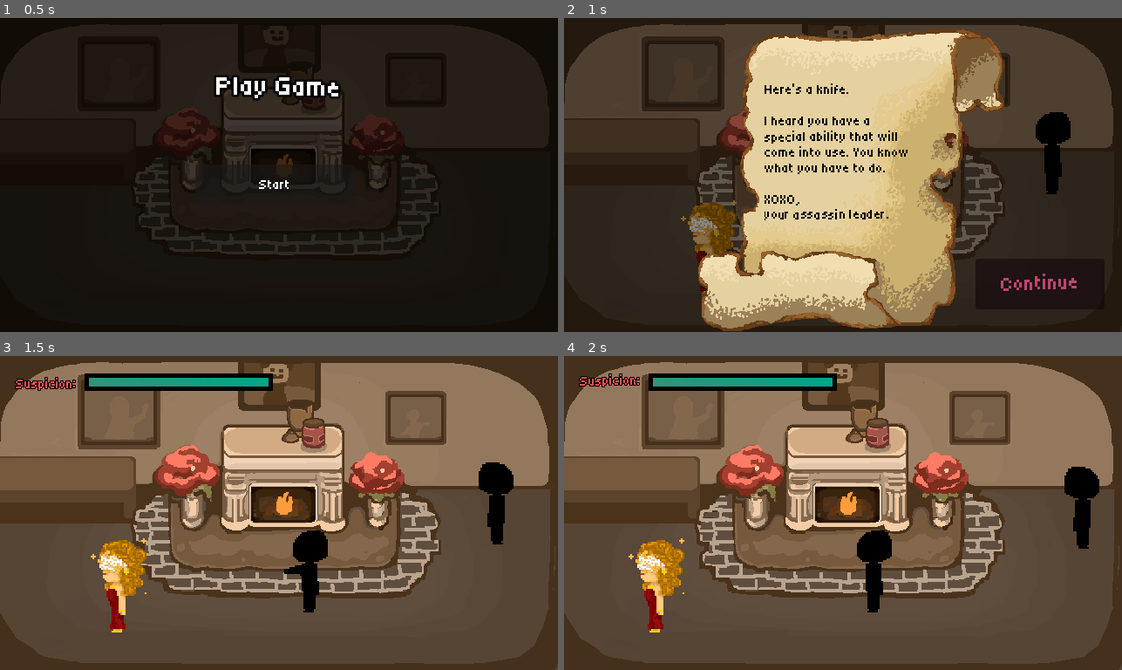
Above: before the commit, frames 1-4 (two rows, left to right).
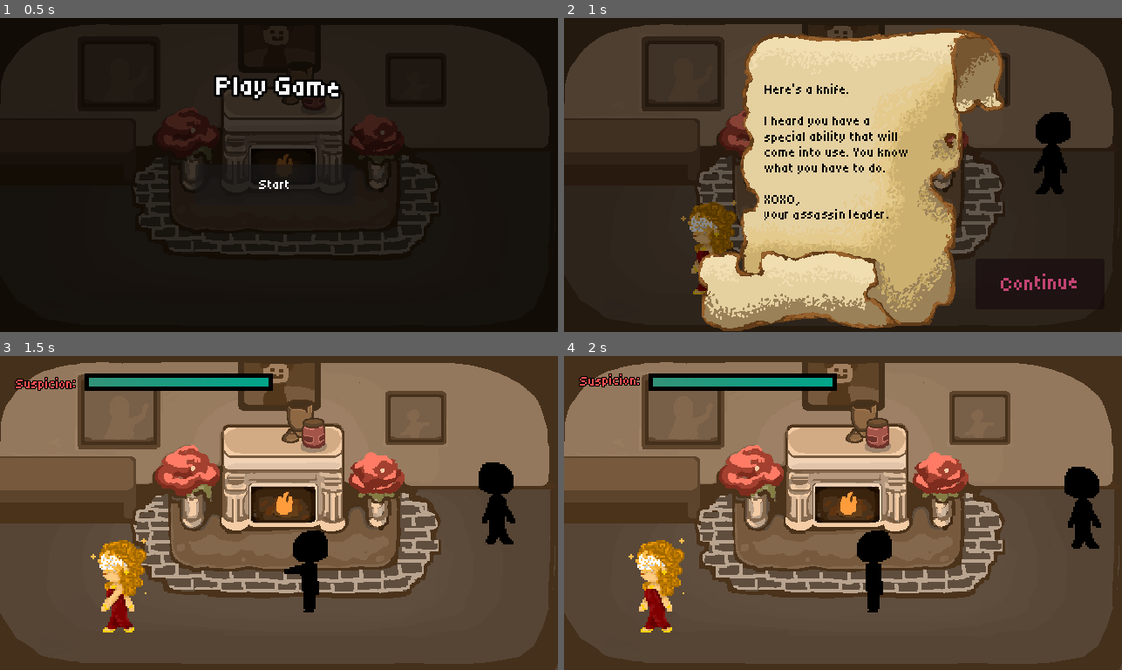
Above: after the commit, the same moments.

Repository: Tanner202/masquerade_game
Game: Godot game, scene res://Scenes/StartScene.tscn
The game is run twice, just before and just after one commit, with the same random seed, the same clock (stepped at 60 frames per second) and the same inputs. Sound files missing from this copy of the repository are replaced by a short silence.
Inputs:
- Up to frame 1 (0.5 s): no input
- Up to frame 2 (1 s): click "[font_size=16]Start" at 0.5 s
- Up to frame 3 (1.5 s): click "[color=white][font_size=24][w…" at 1.25 s
- Up to frame 4 (2 s): no input

Frame 1 is identical in both runs. In frame 2, 0.3% of the frame differs, in the area x 22-91%, y 40-89%; in frame 3, 0.7%, in the area x 18-93%, y 44-89%; in frame 4, 0.6%.

Commit message:
add walk animation to butterfly lady

Diff:
--- a/Art/butterfly_lady.tres
+++ b/Art/butterfly_lady.tres
@@ -1,6 +1,7 @@
 [gd_resource type="SpriteFrames" format=3 uid="uid://dryatghlf3t4p"]
 
 [ext_resource type="Texture2D" uid="uid://d1tsbe7idwwco" path="res://Art/Butterfly_Lady_death_spritesheet.png" id="1_pb7wi"]
+[ext_resource type="Texture2D" uid="uid://clqjysyio2sr4" path="res://Art/Butterfly_Lady_walk_left.png" id="2_s8mfi"]
 
 [sub_resource type="AtlasTexture" id="AtlasTexture_1ig1v"]
 atlas = ExtResource("1_pb7wi")
@@ -21,6 +22,22 @@
 [sub_resource type="AtlasTexture" id="AtlasTexture_p6015"]
 atlas = ExtResource("1_pb7wi")
 region = Rect2(0, 64, 64, 64)
+
+[sub_resource type="AtlasTexture" id="AtlasTexture_dr8f6"]
+atlas = ExtResource("2_s8mfi")
+region = Rect2(0, 0, 64, 64)
+
+[sub_resource type="AtlasTexture" id="AtlasTexture_lyh8x"]
+atlas = ExtResource("2_s8mfi")
+region = Rect2(64, 0, 64, 64)
+
+[sub_resource type="AtlasTexture" id="AtlasTexture_2b86e"]
+atlas = ExtResource("2_s8mfi")
+region = Rect2(0, 64, 64, 64)
+
+[sub_resource type="AtlasTexture" id="AtlasTexture_sl1d7"]
+atlas = ExtResource("2_s8mfi")
+region = Rect2(64, 64, 64, 64)
 
 [resource]
 animations = [{
@@ -48,4 +65,21 @@
 "loop": true,
 "name": &"default",
 "speed": 4.0
+}, {
+"frames": [{
+"duration": 1.0,
+"texture": SubResource("AtlasTexture_dr8f6")
+}, {
+"duration": 1.0,
+"texture": SubResource("AtlasTexture_lyh8x")
+}, {
+"duration": 1.0,
+"texture": SubResource("AtlasTexture_2b86e")
+}, {
+"duration": 1.0,
+"texture": SubResource("AtlasTexture_sl1d7")
+}],
+"loop": true,
+"name": &"walk",
+"speed": 4.0
 }]
--- a/npc.gd
+++ b/npc.gd
@@ -75,13 +75,18 @@
 	match current_state:
 		State.IDLE:
 			process_idle(delta)
+			sprite.play("default")
 		State.WANDER:
 			process_movement(delta)
+			sprite.play("walk")
 		State.FOLLOW:
 			process_follow(delta)
+			sprite.play("walk")
 		State.INTERACT:
+			sprite.play("default")
 			velocity = Vector2.ZERO # don't run away while mid interaciton
 		State.DEAD:
+			sprite.play("default")
 			velocity = Vector2.ZERO # dead people don't move (hopefully)
 
 #	if current_state != State.IDLE and current_state != State.INTERACT:
Binary file added: Art/Butterfly_Lady_walk_left.png
Not shown, added: Art/Butterfly_Lady_walk_left.png.import
Binary file added: Art/Butterfly_Lady_walk_right.png
Not shown, added: Art/Butterfly_Lady_walk_right.png.import
